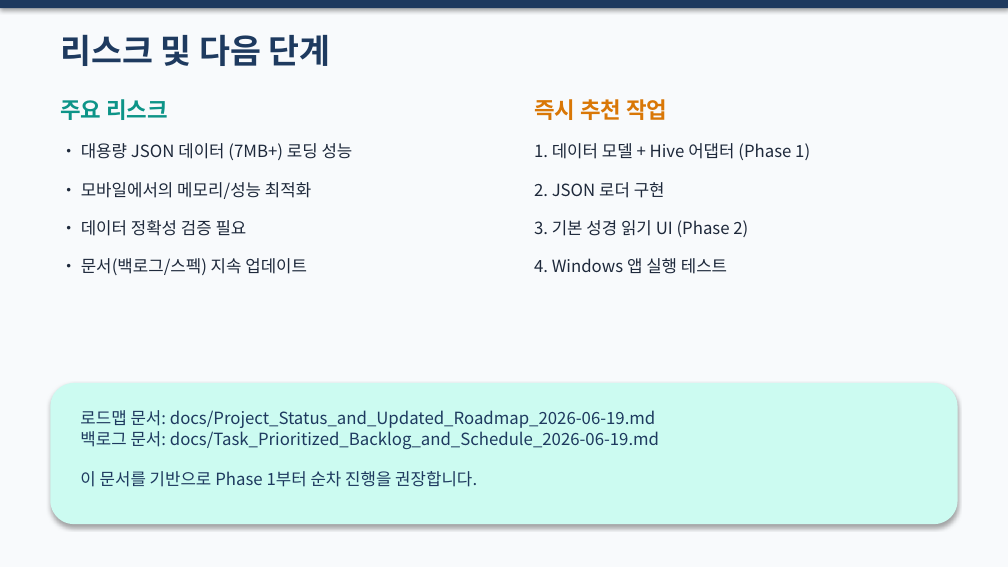
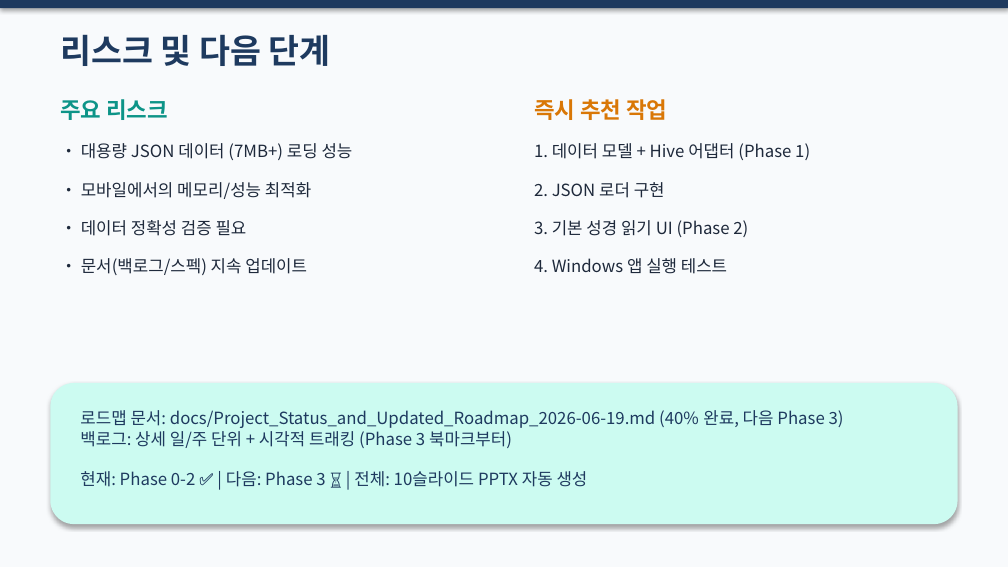
Before and after one commit to bcspl/korean-bible-app, a slide deck: slide 10 of docs/roadmap-pptx/Korean_Bible_App_Roadmap_및_작업제안_2026-06-27.pptx. Drawn at 1008x567 pixels with LibreOffice and Linux fonts; fonts in the diff are those of the drawing. Boxes give left, top, right and bottom in pixels: in the first picture for what was removed or moved away, otherwise in the second. Text is boxed around its words. In the diff, an @@ line names an element or a change of style, - is before the commit and + after.

Commit message:
Enhance roadmap-pptx skill output: clear current progress (40%), next tasks details, visual bars in PPTX and MDs (2026-06-27)

```diff
--- a/docs/roadmap-pptx/Korean_Bible_App_Roadmap_및_작업제안_2026-06-27.pptx
+++ b/docs/roadmap-pptx/Korean_Bible_App_Roadmap_및_작업제안_2026-06-27.pptx
@@ text at (80, 410, 844, 487): text changed @@
-로드맵 문서: docs/Project_Status_and_Updated_Roadmap_2026-06-19.md
-백로그 문서: docs/Task_Prioritized_Backlog_and_Schedule_2026-06-19.md
-이 문서를 기반으로 Phase 1부터 순차 진행을 권장합니다.
+로드맵 문서: docs/Project_Status_and_Updated_Roadmap_2026-06-19.md (40% 완료, 다음 Phase 3)
+백로그: 상세 일/주 단위 + 시각적 트래킹 (Phase 3 북마크부터)
+현재: Phase 0-2 ✅ | 다음: Phase 3 ⏳ | 전체: 10슬라이드 PPTX 자동 생성
```
Also in this commit, not shown: 3 other slides changed.
